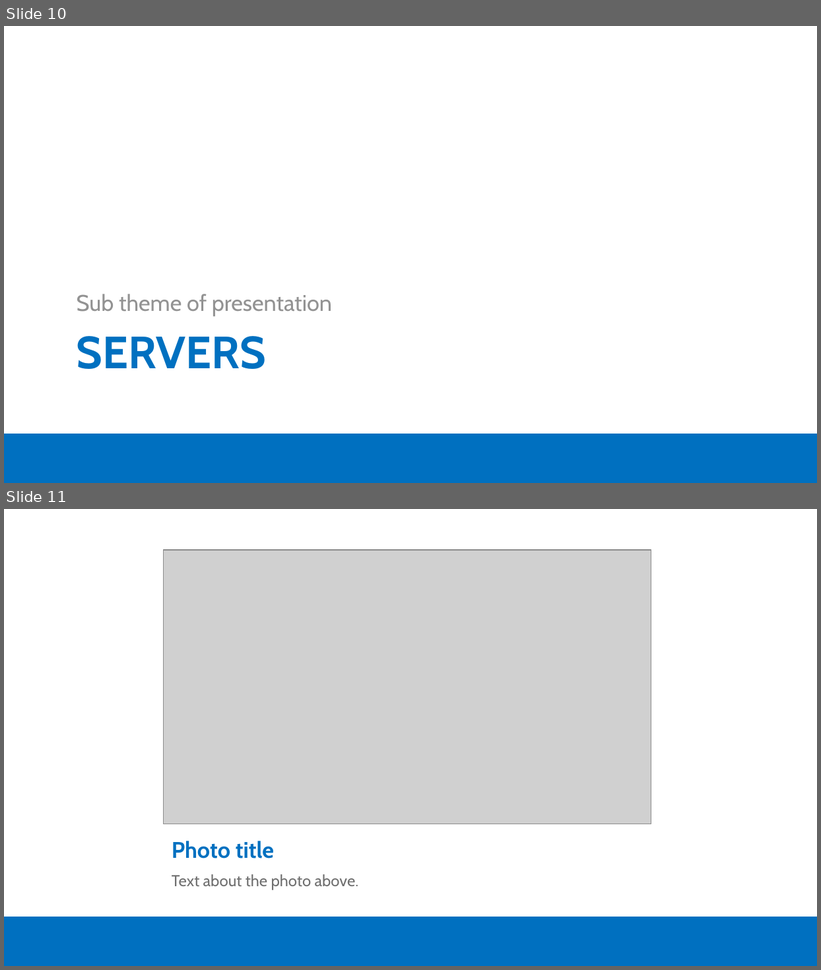
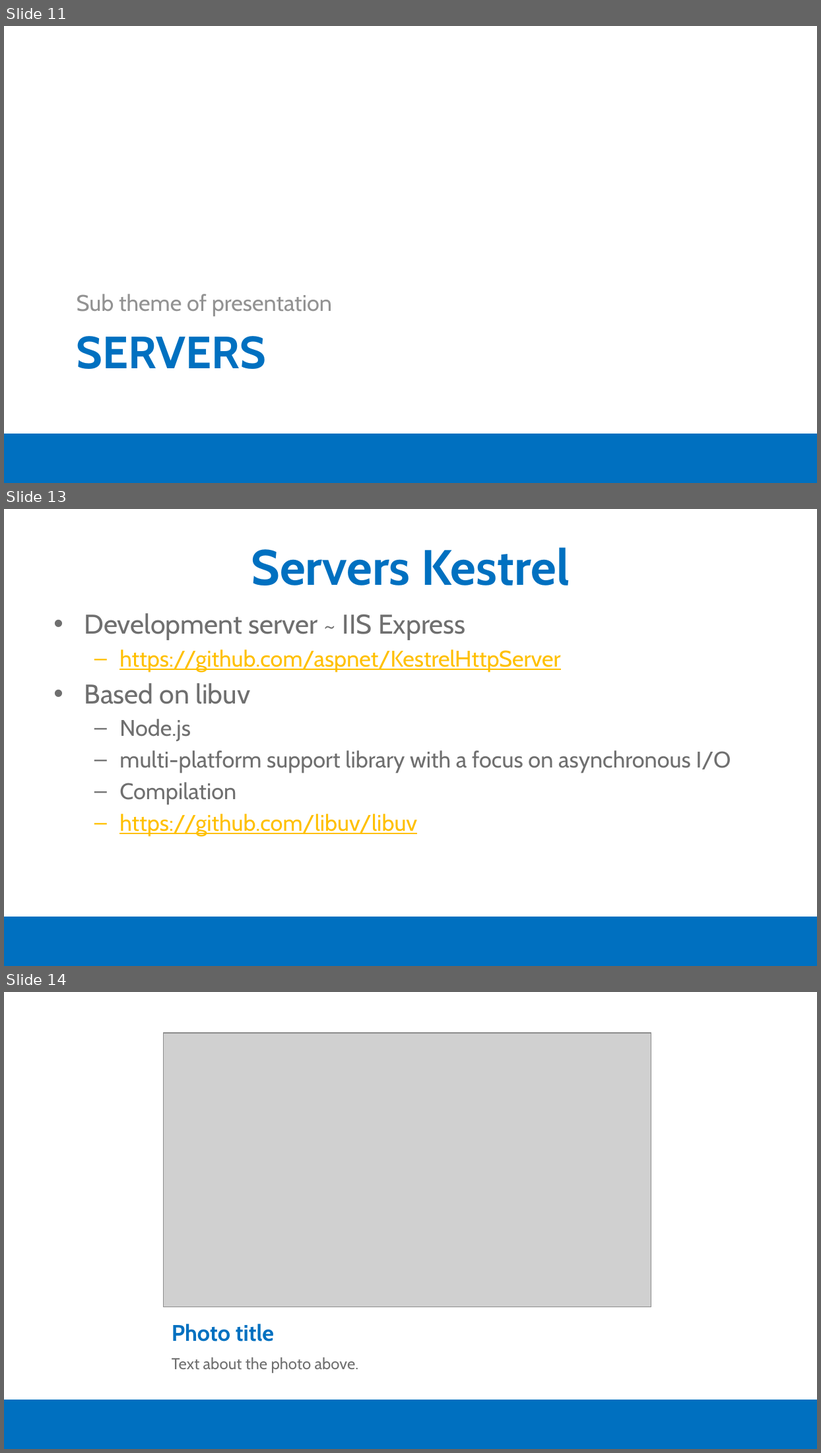
Before and after one commit to moljac/ASP.net.v5-AKA-vNext-Windays15, a slide deck: talk/Windays15 - ASP.net v.5 (vNext) on Linux and Mac OSX.pptx. Shown one above the other, each under a label of ours: slides 10 and 11 before the commit, slides 11, 13 and 14 after it; the slides between them are not shown. The pictures are 821x970 and 821x1453 pixels, drawn with LibreOffice and Linux fonts; fonts in the diff are those of the drawing; grey boxes stand for pictures; background and template pictures are left out. Boxes give left, top, right and bottom in pixels: in the first picture for what was removed or moved away, otherwise in the second. Text is boxed around its words. In the diff, an @@ line names an element or a change of style, - is before the commit and + after.

```diff
--- a/talk/Windays15 - ASP.net v.5 (vNext) on Linux and Mac OSX.pptx
+++ b/talk/Windays15 - ASP.net v.5 (vNext) on Linux and Mac OSX.pptx
@@ slide 13 added at (4, 509, 817, 966), background #FFFFFF; not listed: 1 template element that a slide beside it also shows @@
@@ title added at (252, 547, 570, 586), 44 pt, text #0070C0, bold @@
+Servers Kestrel
@@ text added at (85, 613, 731, 836), 20 pt, text #6F6F6F @@
+• Development server ~ IIS Express
+  – https://github.com/aspnet/KestrelHttpServer
+• Based on libuv
+  – Node.js
+  – multi-platform support library with a focus on asynchronous I/O
+  – Compilation
+  – https://github.com/libuv/libuv
@@ what was slide 10 is now slide 11 @@
@@ what was slide 11 is now slide 14 @@
```
Also in this commit, not shown: 1 slide changed, 2 other slides added.
